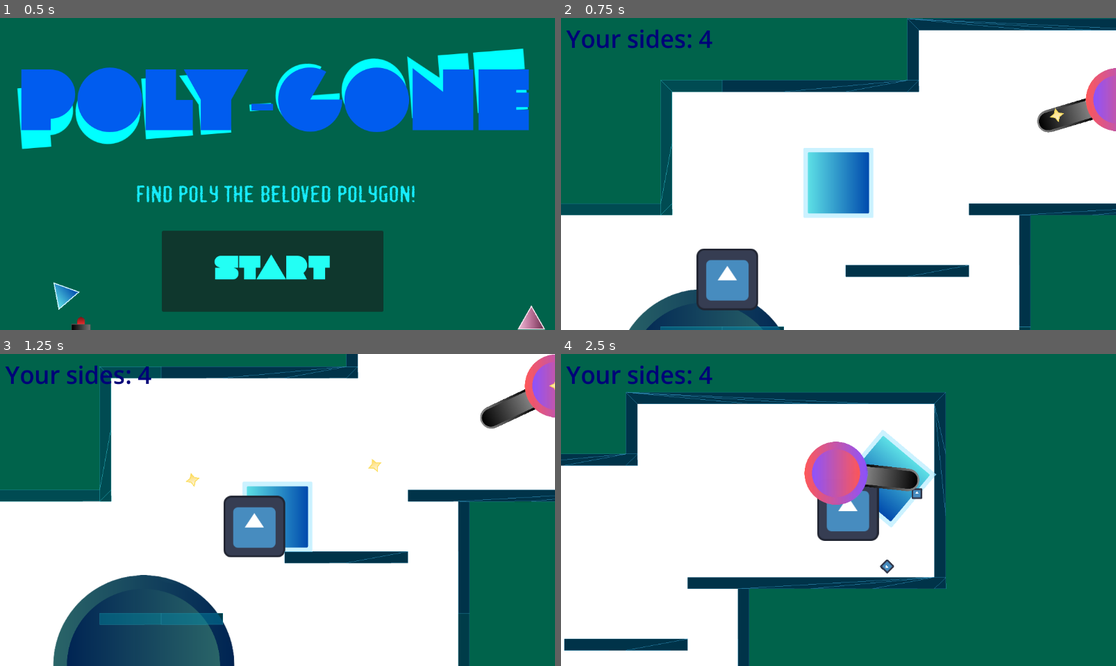
Above: before the commit, frames 1-4 (two rows, left to right).
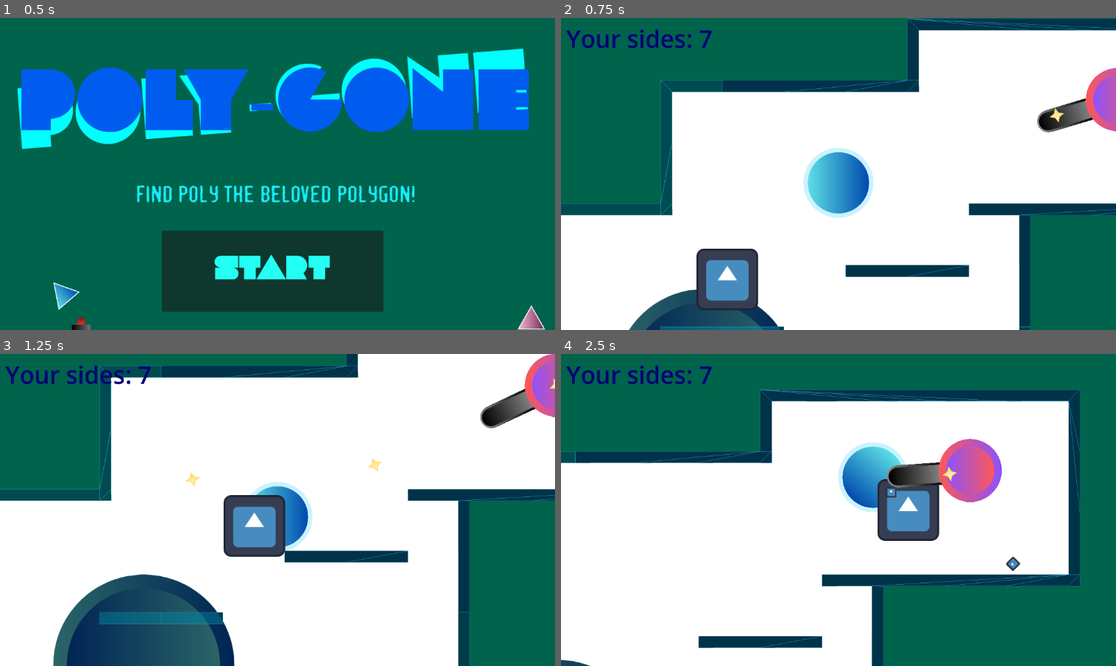
Above: after the commit, the same moments.

Repository: Eldragon126/Shapes
Game: Godot game, scene res://nodes/title_screen.tscn
Two runs of this game, one before a commit and one after it. Both use one fixed random seed, a clock stepped at 60 frames per second and the inputs below. The engine's default icon, where the game draws it, is replaced by a stand-in: a white triangle on a blue panel in a dark square.
Inputs (mouse positions are in pixels of both pictures, inside the frame that each line leads up to):
- Up to frame 1 (0.5 s): no input
- Up to frame 2 (0.75 s): click "Start" at 0.5 s
- Up to frame 3 (1.25 s): no input
- Up to frame 4 (2.5 s): move the mouse to (744, 481) at 1.27 s; hold Right (ui_right) from 1.28 s (still down); click (744, 481) at 1.35 s; tap Space (jump) at 1.52, 2.27 s; move the mouse to (916, 478) at 2.02 s; tap Shift (ability_activate) at 2.1 s; click (916, 478) at 2.3 s

Frame 1 is identical in both runs. In frame 2, 1.0% of the frame differs, in the area x 24-57%, y 4-65%; in frame 3, 2.6%; in frame 4, 39%, in the area x 0-94%, y 4-100%.

Commit message:
trying to get the circle work
These simple things are just not working xd

Diff:
--- a/scripts/player.gd
+++ b/scripts/player.gd
@@ -1,6 +1,6 @@
 extends CharacterBody2D
 var max_sides: int = 7
-var current_sides: int = 4
+var current_sides: int = 7
 var speed = 400
 var acceleration = 80
 var slow_acceleration = 80
@@ -12,6 +12,7 @@
 var projectile_speed: float = 1000
 var dash_speed = 1000
 var can_dash
+var max_speed = 1000
 @onready var lobber_projectile = preload("res://nodes/lobber_projectile.tscn")
 #lobber is so cool
 # Called when the node enters the scene tree for the first time.
@@ -63,19 +64,21 @@
 		$TriangleMask.disabled = false
 		current_sides = 3
 func _physics_process(delta: float) -> void:
-	handle_input()
+	handle_input(delta)
 	move_and_slide()
 	update_movement(delta)
-	#handle_attack()
 
 func update_movement(delta: float) -> void:
 	velocity.y += gravity*delta
+	velocity.x = clamp(velocity.x, -max_speed, max_speed)
 
-func handle_input() -> void:
+
+func handle_input(delta) -> void:
 	var direction = Input.get_axis("ui_left", "ui_right")
 	var direction_y = Input.get_axis("ui_up", "ui_down")
 	var dir = Vector2(direction, direction_y)
-	dir = dir.normalized()
+	if dir.length() > 0:
+		dir = dir.normalized()
 	if Input.is_action_just_pressed("jump") and (is_on_floor() || extra_jump):
 		velocity.y = jump_speed
 		var tween = get_tree().create_tween()
@@ -89,7 +92,10 @@
 	if direction == 0:
 		velocity.x = move_toward(velocity.x,0,slow_acceleration)
 	else:
-		velocity.x = move_toward(velocity.x,speed* direction, acceleration)
+		if !current_sides == 7:
+			velocity.x = move_toward(velocity.x,speed * direction, acceleration)
+		else:
+			velocity.x = move_toward(velocity.x,speed * direction, acceleration*10 * delta)
 	if is_on_floor():
 		if current_sides == 3: extra_jump = true
 	if current_sides == 4 and Input.is_action_just_pressed("ability_activate") and can_dash:
@@ -103,6 +109,11 @@
 			velocity.y += direction_y * dash_speed
 		can_dash = false
 		$dash_downtime.start()
+	if current_sides == 7:
+		max_speed = 10000
+	else:
+		max_speed = 250
+
 
 
 func _on_dash_downtime_timeout() -> void:
Not shown, added: nodes/player.tscn4424591640.tmp
